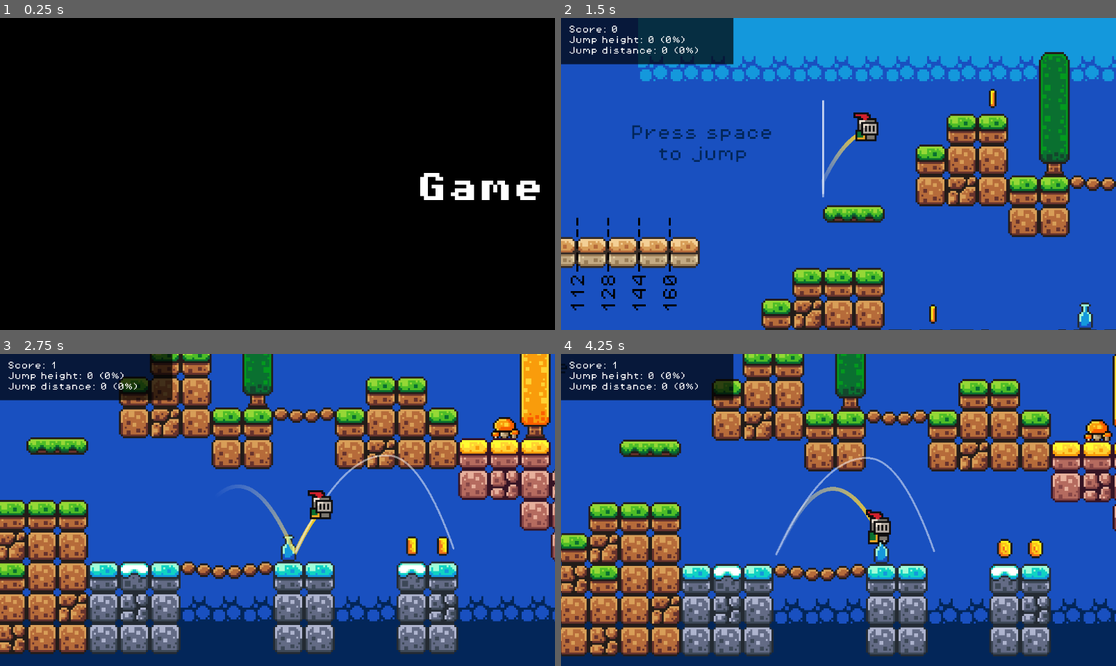
Above: before the commit, frames 1-4 (two rows, left to right).
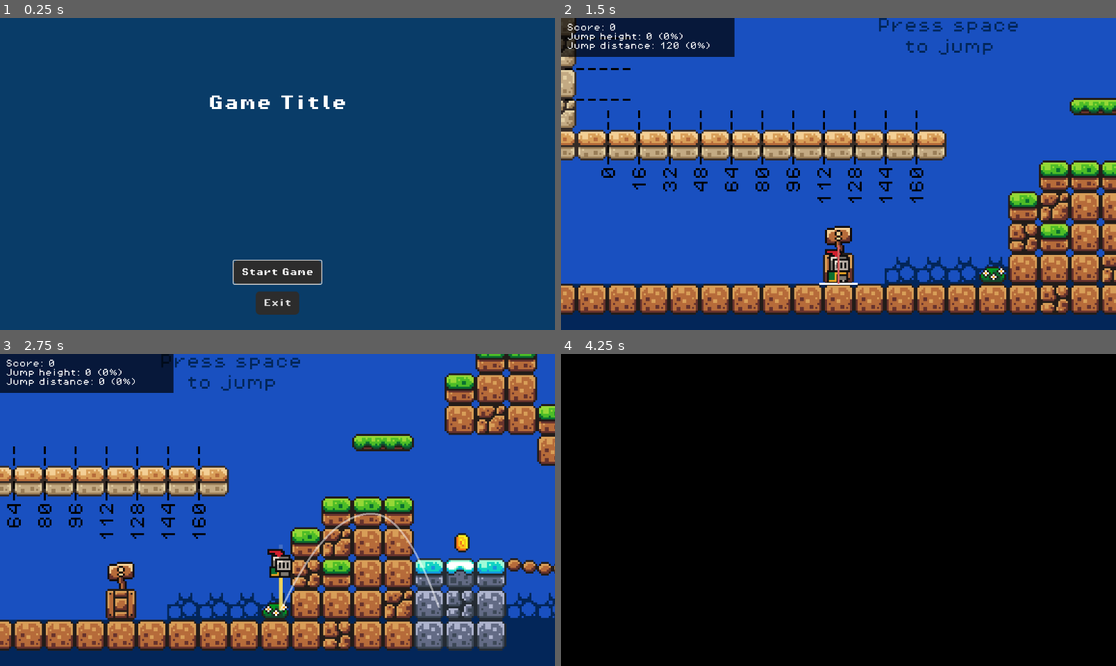
Above: after the commit, the same moments.

Repository: markplewis/2d-platformer-basic
Game: Godot game, scene res://scenes/main.tscn
Same seed, same stepped clock (60 frames per second), same inputs: the game is played once before the commit and once after it.
Inputs (mouse positions are in pixels of both pictures, inside the frame that each line leads up to):
- Up to frame 1 (0.25 s): no input
- Up to frame 2 (1.5 s): click (838, 270) at 0.5 s, where only the run after the commit has a clickable "Start Game"; tap Space (jump) at 1.25 s; hold Right (move_right) from 1.28 s (still down); hold Space (jump) from 1.28 s (still down); tap W (interact) at 1.35 s
- Up to frame 3 (2.75 s): keep holding Right (move_right); release Space (jump) at 2.03 s; tap Space (jump) at 2.1, 2.27, 2.57 s; tap W (interact) at 2.3 s
- Up to frame 4 (4.25 s): tap Space (jump) at 2.75, 3.77, 4.07 s; release Right (move_right) at 2.78 s; hold Left (move_left) 2.78-3.53 s; hold Space (jump) 2.78-3.53 s; tap W (interact) at 2.85, 3.8 s; hold Right (move_right) from 3.53 s (still down); tap Shift (run) at 3.6 s

The runs differ from the first frame. In frame 1, 100% of the frame differs, in the area x 0-100%, y 0-100%; in frame 2, 56%; in frame 3, 60%; in frame 4, 100%.

Commit message:
Implements main menu screen

Diff:
--- a/autoloads/scene_manager.gd
+++ b/autoloads/scene_manager.gd
@@ -11,26 +11,25 @@
 var _loading_screen_scene: PackedScene = preload("res://scenes/ui/loading_screen.tscn") ## Reference to loading screen PackedScene
 var _loading_screen: LoadingScreen ## Reference to loading screen instance
 
-var _transition: String ## Transition being used for current load
+var _transition: String = "" ## Transition being used for current load
 var _load_progress_timer: Timer ## Timer used to check in on load progress
-var _load_scene_into: Node ## Node into which we're loading the new scene, defaults to [code]get_tree().root[/code] if left [code]null[/null]
-var _scene_to_unload: Node ## Node we're unloading. In almost all c …(348 unchanged characters)…
+var _load_scene_into: Node = null ## Node into which we're loading the new scene, defaults to [code]get_tree().root[/code] if left [code]null[/null]
+var _scene_to_unload: Node = null ## Node we're unloading. In almost all c …(348 unchanged characters)…
 var _loading_in_progress: bool = false ## Used to block SceneManager from attempting to load two things at the same time
 
-var _levels_node: Node
-var _ui_node: Node
-var _current_scene_node: Node
-var _current_scene_path: String ## Stores the path to the asset that SceneManager is trying to load
+var _level_container: Node = null
+var _ui_canvas: Node = null
+var _current_scene_node: Node = null
+var _current_scene_path: String = "" ## Stores the path to the asset that SceneManager is trying to load
 
 
 func _ready() -> void:
   var root: Node = get_tree().root
   var main: Node = root.get_child(root.get_child_count() - 1)
-  _levels_node = main.get_node("Levels")
-  _ui_node = main.get_node("UI")
-
-  _current_scene_node = _levels_node.get_child(0)
-  _current_scene_path = _current_scene_node.scene_file_path
+  _level_container = main.get_node("LevelContainer")
+  _ui_canvas = main.get_node("UICanvas")
+  #_current_scene_node = _level_container.get_child(0)
+  #_current_scene_path = _current_scene_node.scene_file_path
 
   _content_invalid.connect(_on_content_invalid)
   _content_failed_to_load.connect(_on_content_failed_to_load)
@@ -43,8 +42,9 @@
     return
 
   _loading_in_progress = true
-  _load_scene_into = _levels_node
+  _load_scene_into = _level_container # Never changes
   _scene_to_unload = _current_scene_node
+
   var reload_current_scene: bool = scene_to_load == ""
 
   if not reload_current_scene:
@@ -57,18 +57,17 @@
 func _add_loading_screen(transition_type: String = "fade_to_black"):
   _transition = "no_to_transition" if transition_type == "no_transition" else transition_type
   _loading_screen = _loading_screen_scene.instantiate() as LoadingScreen
-  _ui_node.add_child(_loading_screen)
+  _ui_canvas.add_child(_loading_screen)
+  _ui_canvas.move_child(_loading_screen, -1) # Position on top layer
   _loading_screen.start_transition(_transition)
 
   await _loading_screen.anim_player.animation_finished
   # Alternatively, could also use:
   # await _loading_screen.transition_in_complete
-  # print("transition_in: " + _loading_screen.anim_player.assigned_animation)
 
 
 func _load_content(content_path: String) -> void:
   load_start.emit(_loading_screen)
-  # print("load")
 
   var loader = ResourceLoader.load_threaded_request(content_path)
 
@@ -120,7 +119,6 @@
 ## incoming scene removing the outgoing scene, halting the game until the out transition finishes,
 ## and also fires off the signals you can listen for to manage the SceneTree as things are added
 func _on_content_finished_loading(incoming_scene) -> void:
-  # print("finished")
   var outgoing_scene = _scene_to_unload
 
   if outgoing_scene != null:
@@ -140,7 +138,6 @@
   if _loading_screen != null:
     _loading_screen.finish_transition()
     await _loading_screen.anim_player.animation_finished
-    # print("transition_out: " + _loading_screen.anim_player.assigned_animation)
 
   if incoming_scene.has_method("start_scene"):
     incoming_scene.start_scene()
--- a/scenes/main.tscn
+++ b/scenes/main.tscn
@@ -1,7 +1,6 @@
-[gd_scene load_steps=8 format=3 uid="uid://bhbo7e00k16xj"]
+[gd_scene load_steps=7 format=3 uid="uid://bhbo7e00k16xj"]
 
 [ext_resource type="Script" path="res://scripts/main.gd" id="1_wo22j"]
-[ext_resource type="PackedScene" uid="uid://dvv8dc774a25k" path="res://scenes/levels/level_01.tscn" id="2_3vm8g"]
 [ext_resource type="Script" path="res://scripts/ui/hud.gd" id="3_xru3t"]
 [ext_resource type="FontFile" uid="uid://bxjubaf4wm1rg" path="res://assets/fonts/PixelOperator8.ttf" id="4_gntik"]
 [ext_resource type="PackedScene" uid="uid://dgmyfklcviqme" path="res://scenes/ui/main_menu.tscn" id="4_rgr8o"]
@@ -11,38 +10,11 @@
 [node name="Main" type="Node2D"]
 script = ExtResource("1_wo22j")
 
-[node name="Levels" type="Node" parent="."]
+[node name="LevelContainer" type="Node" parent="."]
 editor_description = "A container for the level scenes"
 
-[node name="Level01" parent="Levels" instance=ExtResource("2_3vm8g")]
-
-[node name="UI" type="CanvasLayer" parent="."]
-scale = Vector2(2, 2)
-transform = Transform2D(2, 0, 0, 2, 0, 0)
-
-[node name="HUD" type="Node" parent="UI"]
-script = ExtResource("3_xru3t")
-
-[node name="ColorRect" type="ColorRect" parent="UI/HUD"]
-offset_right = 179.0
-offset_bottom = 48.0
-color = Color(0, 0, 0, 0.7)
-
-[node name="StatsLabel" type="Label" parent="UI/HUD/ColorRect"]
-layout_mode = 0
-offset_left = 8.0
-offset_top = 8.0
-offset_right = 254.0
-offset_bottom = 42.0
-theme_override_fonts/font = ExtResource("4_gntik")
-theme_override_font_sizes/font_size = 8
-text = "Stats"
-autowrap_mode = 2
-
-[node name="MainMenu" parent="UI" instance=ExtResource("4_rgr8o")]
-unique_name_in_owner = true
-
 [node name="Player" parent="." instance=ExtResource("6_4t4yh")]
+visible = false
 floor_snap_length = 5.0
 rotate_on_slopes = false
 
@@ -54,13 +26,36 @@
 script = ExtResource("7_lq44e")
 target_node = NodePath("../Player")
 
+[node name="UICanvas" type="CanvasLayer" parent="."]
+
+[node name="HUD" type="Node" parent="UICanvas"]
+script = ExtResource("3_xru3t")
+
+[node name="ColorRect" type="ColorRect" parent="UICanvas/HUD"]
+offset_right = 360.0
+offset_bottom = 81.0
+color = Color(0, 0, 0, 0.7)
+
+[node name="StatsLabel" type="Label" parent="UICanvas/HUD/ColorRect"]
+layout_mode = 0
+offset_left = 12.0
+offset_top = 12.0
+offset_right = 349.0
+offset_bottom = 70.0
+theme_override_fonts/font = ExtResource("4_gntik")
+theme_override_font_sizes/font_size = 16
+text = "Stats"
+autowrap_mode = 2
+
+[node name="MainMenu" parent="UICanvas" instance=ExtResource("4_rgr8o")]
+
 [connection signal="acquired_item" from="Player" to="." method="_on_player_acquired_item"]
 [connection signal="dead" from="Player" to="." method="_on_player_dead"]
 [connection signal="dying" from="Player" to="." method="_on_player_dying"]
-[connection signal="dying" from="Player" to="UI/HUD" method="_on_player_dying"]
-[connection signal="interacted" from="Player" to="." method="_on_player_interacted"]
-[connection signal="jump_ended" from="Player" to="UI/HUD" method="_on_player_jump_ended"]
-[connection signal="jump_started" from="Player" to="UI/HUD" method="_on_player_jump_started"]
+[connection signal="dying" from="Player" to="UICanvas/HUD" method="_on_player_dying"]
+[connection signal="jump_ended" from="Player" to="UICanvas/HUD" method="_on_player_jump_ended"]
+[connection signal="jump_started" from="Player" to="UICanvas/HUD" method="_on_player_jump_started"]
 [connection signal="opened_door" from="Player" to="." method="_on_player_opened_door"]
-[connection signal="resurrected" from="Player" to="UI/HUD" method="_on_player_resurrected"]
-[connection signal="score_changed" from="Player" to="UI/HUD" method="_on_player_score_changed"]
+[connection signal="resurrected" from="Player" to="UICanvas/HUD" method="_on_player_resurrected"]
+[connection signal="score_changed" from="Player" to="UICanvas/HUD" method="_on_player_score_changed"]
+[connection signal="start_game" from="UICanvas/MainMenu" to="." method="_on_main_menu_start_game"]
--- a/scenes/ui/loading_screen.tscn
+++ b/scenes/ui/loading_screen.tscn
@@ -26,7 +26,7 @@
 tracks/0/type = "value"
 tracks/0/imported = false
 tracks/0/enabled = true
-tracks/0/path = NodePath("Control/Panel:self_modulate")
+tracks/0/path = NodePath("LoadingScreen/Panel:self_modulate")
 tracks/0/interp = 1
 tracks/0/loop_wrap = true
 tracks/0/keys = {
@@ -42,7 +42,7 @@
 tracks/0/type = "value"
 tracks/0/imported = false
 tracks/0/enabled = true
-tracks/0/path = NodePath("Control/Panel:self_modulate")
+tracks/0/path = NodePath("LoadingScreen/Panel:self_modulate")
 tracks/0/interp = 1
 tracks/0/loop_wrap = true
 tracks/0/keys = {
@@ -58,7 +58,7 @@
 tracks/0/type = "value"
 tracks/0/imported = false
 tracks/0/enabled = true
-tracks/0/path = NodePath("Control/Panel:self_modulate")
+tracks/0/path = NodePath("LoadingScreen/Panel:self_modulate")
 tracks/0/interp = 1
 tracks/0/loop_wrap = true
 tracks/0/keys = {
@@ -70,7 +70,7 @@
 tracks/1/type = "method"
 tracks/1/imported = false
 tracks/1/enabled = true
-tracks/1/path = NodePath("Control")
+tracks/1/path = NodePath("LoadingScreen")
 tracks/1/interp = 1
 tracks/1/loop_wrap = true
 tracks/1/keys = {
@@ -89,7 +89,7 @@
 "fade_to_black": SubResource("Animation_rwcl6")
 }
 
-[node name="Control" type="Control"]
+[node name="LoadingScreen" type="Control"]
 layout_mode = 3
 anchors_preset = 15
 anchor_right = 1.0
--- a/scenes/ui/main_menu.tscn
+++ b/scenes/ui/main_menu.tscn
@@ -20,7 +20,7 @@
 anchor_bottom = 1.0
 grow_horizontal = 2
 grow_vertical = 2
-color = Color(0, 0, 0, 1)
+color = Color(0.0369, 0.235887, 0.41, 1)
 
 [node name="MarginContainer" type="MarginContainer" parent="."]
 layout_mode = 1
--- a/scripts/main.gd
+++ b/scripts/main.gd
@@ -1,4 +1,20 @@
 class_name Main extends Node2D
+
+var _main_menu: MainMenu = null
+
+
+func _ready() -> void:
+  SceneManager.scene_added.connect(_on_scene_manager_scene_added)
+
+
+func _on_main_menu_start_game(menu: MainMenu) -> void:
+  _main_menu = menu
+  SceneManager.swap_scenes("res://scenes/levels/level_01.tscn", "fade_to_black")
+
+
+func _on_scene_manager_scene_added(_incoming_scene, _loading_screen) -> void:
+  if _main_menu != null and _main_menu.visible:
+    _main_menu.hide()
 
 
 func _on_player_opened_door(dict: Dictionary) -> void:
--- a/scripts/main_camera.gd
+++ b/scripts/main_camera.gd
@@ -24,6 +24,6 @@
 func _on_scene_manager_scene_added(_incoming_scene, _loading_screen) -> void:
   _current_target = target_node
 
+
 func _on_scene_manager_load_complete(_incoming_scene) -> void:
-  #get_tree().create_timer(1).timeout.connect(func(): position_smoothing_enabled = true)
   position_smoothing_enabled = true
--- a/scripts/player/player.gd
+++ b/scripts/player/player.gd
@@ -59,6 +59,7 @@
 
 
 func _ready() -> void:
+  _disable()
   SceneManager.load_start.connect(_on_scene_manager_load_start)
   SceneManager.scene_added.connect(_on_scene_manager_scene_added)
   SceneManager.load_complete.connect(_on_scene_manager_load_complete)
@@ -175,9 +176,8 @@
 
 func die() -> void:
   _is_dead = true;
-  _controls_disabled = true
-  _collision_shape.set_deferred("disabled", true)
-  _trail.disable()
+  _disable_movement()
+  _disable_collider()
   velocity.y = -150.0
   set_score(_score_default)
   set_health(_health_default)
@@ -194,6 +194,7 @@
 
 
 func open_door(dict: Dictionary) -> void:
+  _disable_movement()
   dict.merge({ "entity": self })
   opened_door.emit(dict)
 
@@ -260,36 +261,62 @@
   jump_ended.emit(dict)
 
 
-# Scene manager
-
-
-func _on_scene_manager_load_start(_loading_screen) -> void:
+# Disable/enable stuff
+
+
+func _disable() -> void:
+  hide()
+  _disable_movement()
+  _disable_collider()
+
+
+func _disable_movement() -> void:
   velocity = Vector2.ZERO
   _controls_disabled = true
   _trail.disable()
 
 
+func _enable_movement() -> void:
+  _controls_disabled = false
+  _trail.enable()
+
+
+func _disable_collider() -> void:
+  _collision_shape.set_deferred("disabled", true)
+
+
+func _enable_collider() -> void:
+  # Due to the following bug, we must wait exactly 2 physics frames before re-enabling the
+  # player's collision shape. Otherwise, if the player died by falling into a "Killzone"
+  # (an Area2D node with a WorldBoundary collision shape), then the Area2D's body_entered signal
+  # will fire twice (once when the player touches it and again when the level/scene re-loads,
+  # even if the player's position has changed by that point and they're no longer touching it).
+  # https://github.com/godotengine/godot/issues/88592#issuecomment-1958670810
+  # https://github.com/godotengine/godot/issues/61584
+  # https://github.com/godotengine/godot/issues/14578
+  # https://github.com/godotengine/godot/issues/18748
+  # https://www.reddit.com/r/godot/comments/1d285xl/player_is_dying_twice/
+  await get_tree().physics_frame
+  await get_tree().physics_frame
+  _collision_shape.set_deferred("disabled", false)
+
+
+# Scene manager
+
+
+func _on_scene_manager_load_start(_loading_screen) -> void:
+  _disable_movement()
+
+
 func _on_scene_manager_scene_added(incoming_scene, _loading_screen) -> void:
   position = incoming_scene.player_start_pos
   _trail.clear()
+  _enable_collider()
+  show() # In case this is the first level and player hasn't appeared yet
 
   if _is_dead:
     _resurrect()
-    # Due to the following bug, we must wait exactly 2 physics frames before re-enabling the
-    # player's collision shape. Otherwise, if the player died by falling into a "Killzone"
-    # (an Area2D node with a WorldBoundary collision shape), then the Area2D's body_entered signal
-    # will fire twice (once when the player touches it and again when the level/scene re-loads,
-    # even if the player's position has changed by that point and they're no longer touching it).
-    # https://github.com/godotengine/godot/issues/88592#issuecomment-1958670810
-    # https://github.com/godotengine/godot/issues/61584
-    # https://github.com/godotengine/godot/issues/14578
-    # https://github.com/godotengine/godot/issues/18748
-    # https://www.reddit.com/r/godot/comments/1d285xl/player_is_dying_twice/
-    await get_tree().physics_frame
-    await get_tree().physics_frame
-    _collision_shape.set_deferred("disabled", false)
 
 
 func _on_scene_manager_load_complete(_incoming_scene) -> void:
-  _controls_disabled = false
-  _trail.enable()
+  _enable_movement()
--- a/scripts/ui/main_menu.gd
+++ b/scripts/ui/main_menu.gd
@@ -1,6 +1,6 @@
 class_name MainMenu extends Control
 
-signal start_game
+signal start_game(menu: MainMenu)
 
 @onready var buttons_v_box: VBoxContainer = %ButtonsVBox
 
@@ -10,8 +10,7 @@
 
 
 func _on_start_button_pressed() -> void:
-  start_game.emit()
-  hide()
+  start_game.emit(self)
 
 
 func _on_quit_button_pressed() -> void:
